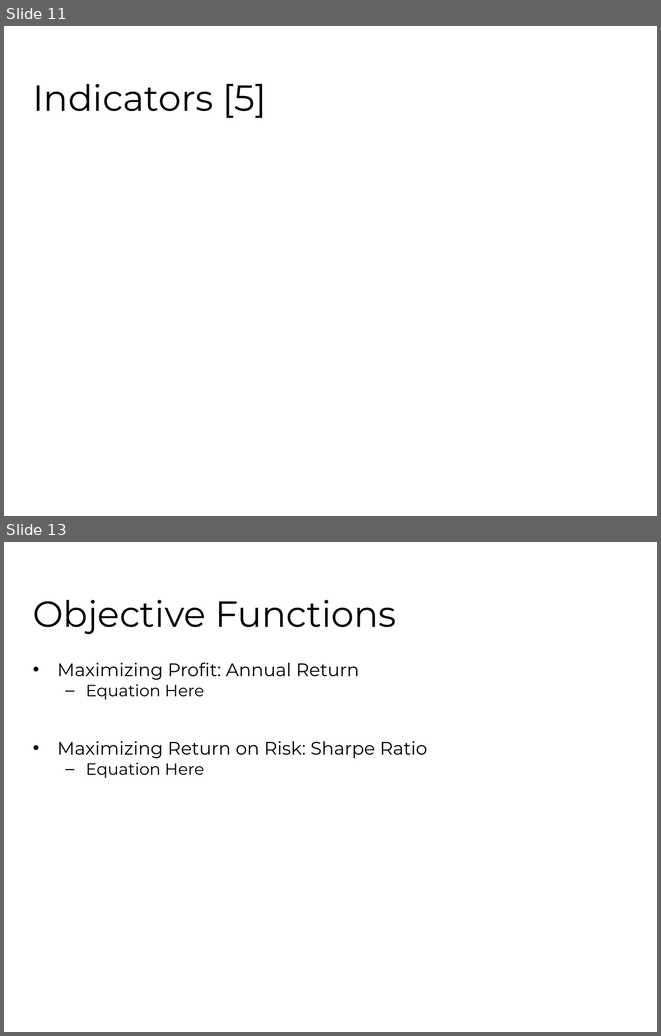
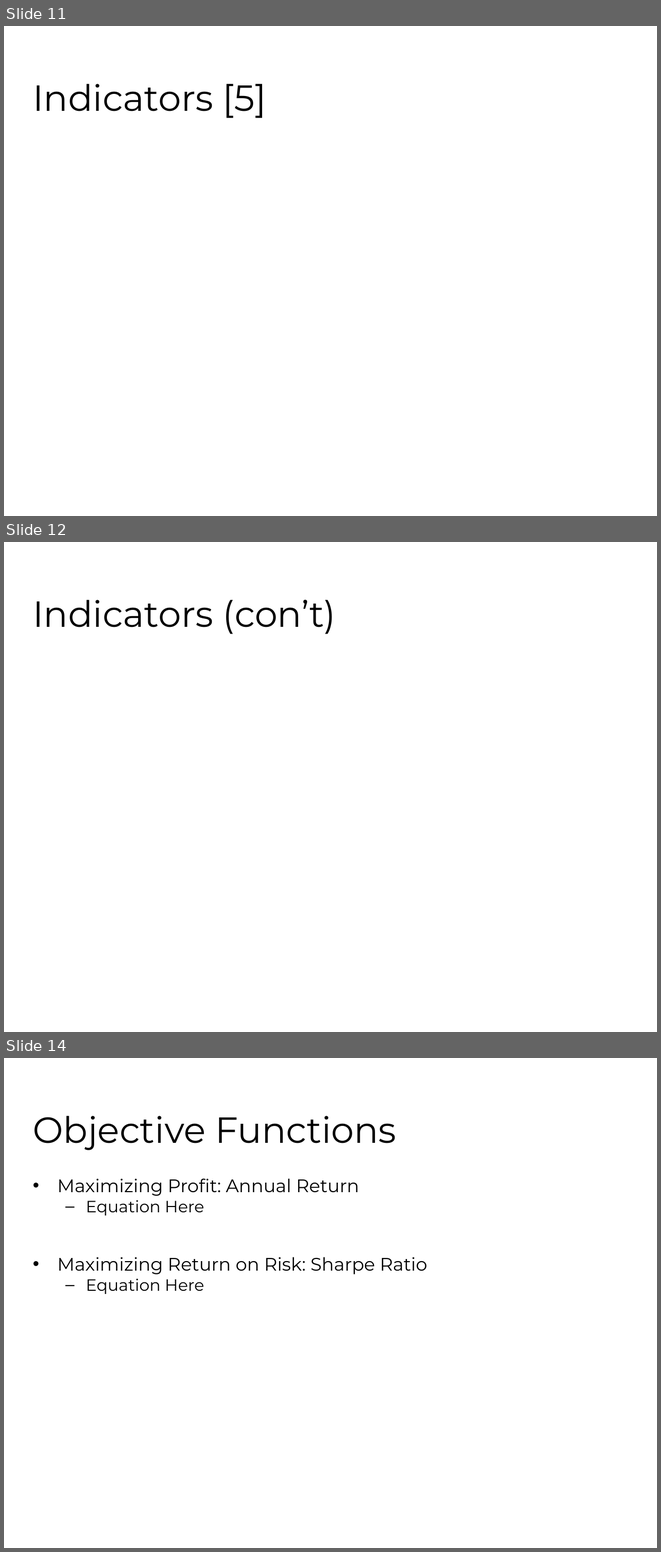
Before and after one commit to fhh23/Evolving-Stock-Market-Indicators-Using-Multi-Objective-Genetic-Algorithms, a slide deck: CSE848_Hormasji_Reiff_ProjectPresentation.pptx. Shown one above the other, each under a label of ours: slides 11 and 13 before the commit, slides 11, 12 and 14 after it; the slides between them are not shown. The pictures are 661x1036 and 661x1552 pixels, drawn with LibreOffice and Linux fonts; fonts in the diff are those of the drawing; grey boxes stand for pictures; background and template pictures are left out. Boxes give left, top, right and bottom in pixels: in the first picture for what was removed or moved away, otherwise in the second. Text is boxed around its words. In the diff, an @@ line names an element or a change of style, - is before the commit and + after.

Commit message:
Added results and indicators to the PPT.

```diff
--- a/CSE848_Hormasji_Reiff_ProjectPresentation.pptx
+++ b/CSE848_Hormasji_Reiff_ProjectPresentation.pptx
@@ slide 12 added at (x1=4, y1=542, x2=657, y2=1032), background #FFFFFF @@
@@ title added at (x1=33, y1=600, x2=336, y2=634), 40 pt, text #000000 @@
+Indicators (con’t)
@@ what was slide 13 is now slide 14 @@
```
Also in this commit, not shown: 6 slides changed, 1 other file.
